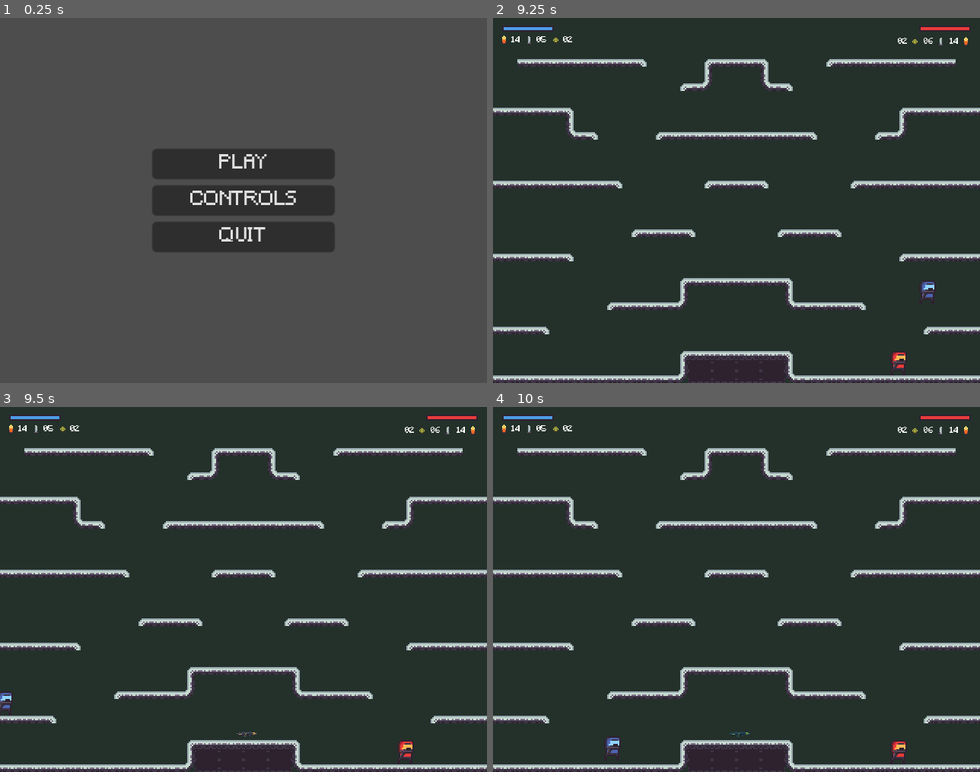
Above: before the commit, frames 1-4 (two rows, left to right).
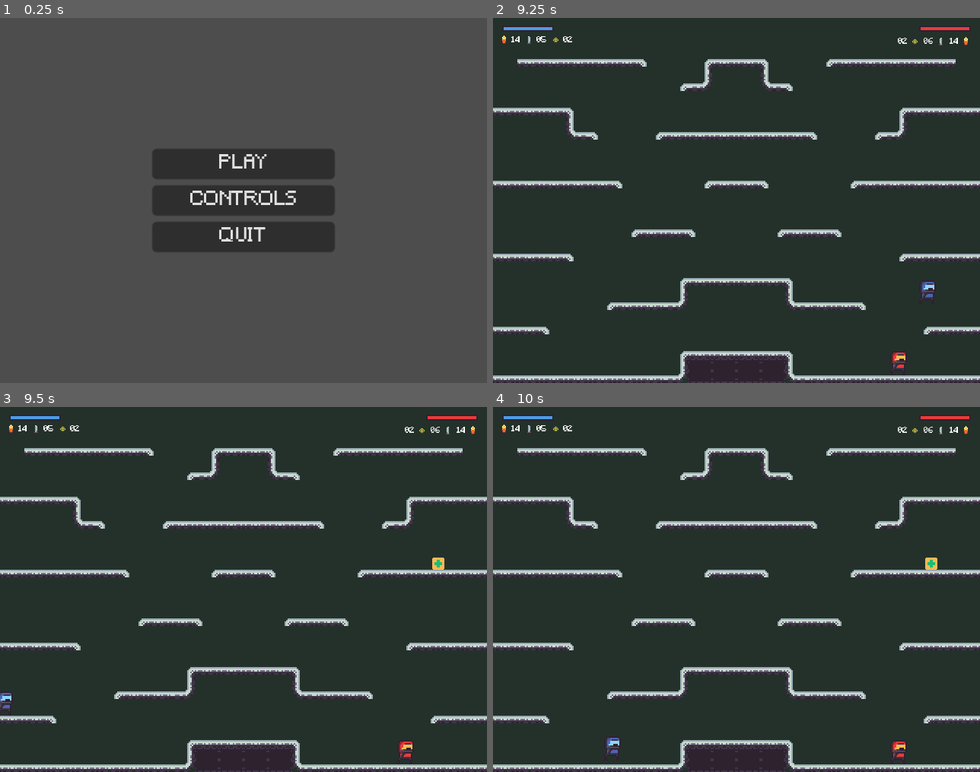
Above: after the commit, the same moments.

Repository: dm1nh/gunbattle
Game: Godot game, scene res://scenes/main_menu.tscn
Two runs of this game, one before a commit and one after it. Both use one fixed random seed, a clock stepped at 60 frames per second and the inputs below.
Inputs (mouse positions are in pixels of both pictures, inside the frame that each line leads up to):
- Up to frame 1 (0.25 s): no input
- Up to frame 2 (9.25 s): click "PLAY" at 0.5 s; click "FACTORY" at 1.25 s; tap Enter at 2 s; move the mouse to (843, 182) at 2.02 s; hold D (b_right) 2.03-3.53 s; tap F (b_fire) at 2.1, 8.85 s; tap W (b_jump) at 2.27, 3.02, 4.52, 5.27, 6.02, 7.52, 8.27, 9.02 s; move the mouse to (639, 218) at 2.77 s; tap S (b_get_box) at 2.85 s; move the mouse to (785, 120) at 3.52 s; hold A (b_left) 3.53-4.28 s; tap H (b_swap_weapon) at 3.6 s; move the mouse to (712, 273) at 4.27 s; hold D (b_right) 4.28-5.78 s; tap G (b_throw_grenade) at 4.35 s; move the mouse to (882, 255) at 5.02 s; tap / (r_fire) at 5.1 s; move the mouse to (590, 145) at 5.77 s; hold A (b_left) 5.78-6.53 s; tap Down (r_get_box) at 5.85 s; move the mouse to (760, 200) at 6.52 s; hold D (b_right) 6.53-7.28 s; tap , (r_swap_weapon) at 6.6 s; move the mouse to (663, 109) at 7.27 s; hold A (b_left) 7.28-8.78 s; tap . (r_throw_grenade) at 7.35 s; move the mouse to (843, 182) at 8.02 s; tap Space (space) at 8.1 s; move the mouse to (639, 218) at 8.77 s; hold D (b_right) from 8.78 s (still down)
- Up to frame 3 (9.5 s): keep holding D (b_right)
- Up to frame 4 (10 s): keep holding D (b_right); move the mouse to (785, 509) at 9.52 s; tap S (b_get_box) at 9.6 s

Frames 1-2 are identical in both runs. In frame 3, 0.1% of the frame differs, in the area x 48-92%, y 41-91%; in frame 4, 0.1%.

Commit message:
fix: fix item_spawner script attached incorrectly

Diff:
--- a/resources/weapons/rocket_launcher.tres
+++ b/resources/weapons/rocket_launcher.tres
@@ -16,7 +16,7 @@
 capacity = 1
 reserve_ammo_limit = 10
 in_mag = 1
-reload_time = 1.0
+reload_time = 2.0
 spread = 1
 shot_sound_effect = ExtResource("3_wla1n")
 reload_sound_effect = ExtResource("1_ig8f6")
--- a/scenes/main.tscn
+++ b/scenes/main.tscn
@@ -1,8 +1,9 @@
-[gd_scene load_steps=7 format=3 uid="uid://qx3a7qa8cj4s"]
+[gd_scene load_steps=8 format=3 uid="uid://qx3a7qa8cj4s"]
 
 [ext_resource type="Script" path="res://scenes/main.gd" id="1_j76av"]
 [ext_resource type="PackedScene" uid="uid://d3a0s1jathl8" path="res://scenes/players/player_blue.tscn" id="1_wt3nq"]
 [ext_resource type="Texture2D" uid="uid://8dqqibrwa1o8" path="res://graphics/backgrounds/forest.png" id="2_noe53"]
+[ext_resource type="Script" path="res://scenes/maps/item_spawner.gd" id="4_yaklo"]
 [ext_resource type="Script" path="res://scenes/weapon_spawner.gd" id="6_f30gt"]
 [ext_resource type="PackedScene" uid="uid://b0avhbrnehd15" path="res://scenes/players/player_red.tscn" id="6_kmjfw"]
 [ext_resource type="PackedScene" uid="uid://cj1a83nppu01t" path="res://scenes/interfaces.tscn" id="8_l62rt"]
@@ -31,7 +32,7 @@
 [node name="Boxes" type="Node2D" parent="WeaponSpawner"]
 
 [node name="ItemSpawner" type="Node2D" parent="." groups=["weapon_spawner"]]
-script = ExtResource("6_f30gt")
+script = ExtResource("4_yaklo")
 
 [node name="SpawnCooldownTimer" type="Timer" parent="ItemSpawner"]
 wait_time = 8.0
--- a/scenes/maps/factory.tscn
+++ b/scenes/maps/factory.tscn
@@ -125,6 +125,12 @@
 [node name="Marker2D5" type="Marker2D" parent="ItemSpawner/SpawnPositions" index="4"]
 position = Vector2(161, 219)
 
+[node name="Marker2D6" type="Marker2D" parent="ItemSpawner/SpawnPositions" index="5"]
+position = Vector2(55, 27)
+
+[node name="Marker2D7" type="Marker2D" parent="ItemSpawner/SpawnPositions" index="6"]
+position = Vector2(264, 27)
+
 [node name="PlayerRed" parent="." index="3"]
 position = Vector2(267, 227)
 
--- a/scenes/players/player.gd
+++ b/scenes/players/player.gd
@@ -115,7 +115,7 @@
 func _player_fire():
 	var weapon_item = $Weapon.get_child(0) as AbstractWeapon
 
-	if (current_weapon.in_mag <= 0 and current_weapon.reserve_ammo_limit > 0 and not reloading) or Input.is_action_just_pressed(reload_input):
+	if (current_weapon.in_mag <= 0 and current_weapon.reserve_ammo_limit > 0 and not reloading) or (Input.is_action_just_pressed(reload_input) and current_weapon.in_mag < current_weapon.capacity):
 		reloading = true
 		$ReloadingIcon.visible = true
 		weapon_item.get_node("ReloadSound").play()
@@ -208,7 +208,7 @@
 	$ReloadingIcon.visible = false
 	var to_add_in_mag = current_weapon.capacity - current_weapon.in_mag
 	current_weapon.in_mag = current_weapon.in_mag + to_add_in_mag
-	current_weapon.reserve_ammo_limit -= to_add_in_mag
+	current_weapon.reserve_ammo_limit -= clamp(to_add_in_mag, 0, current_weapon.capacity)
 	in_mag_change.emit()
 	reserve_ammo_change.emit()
 
